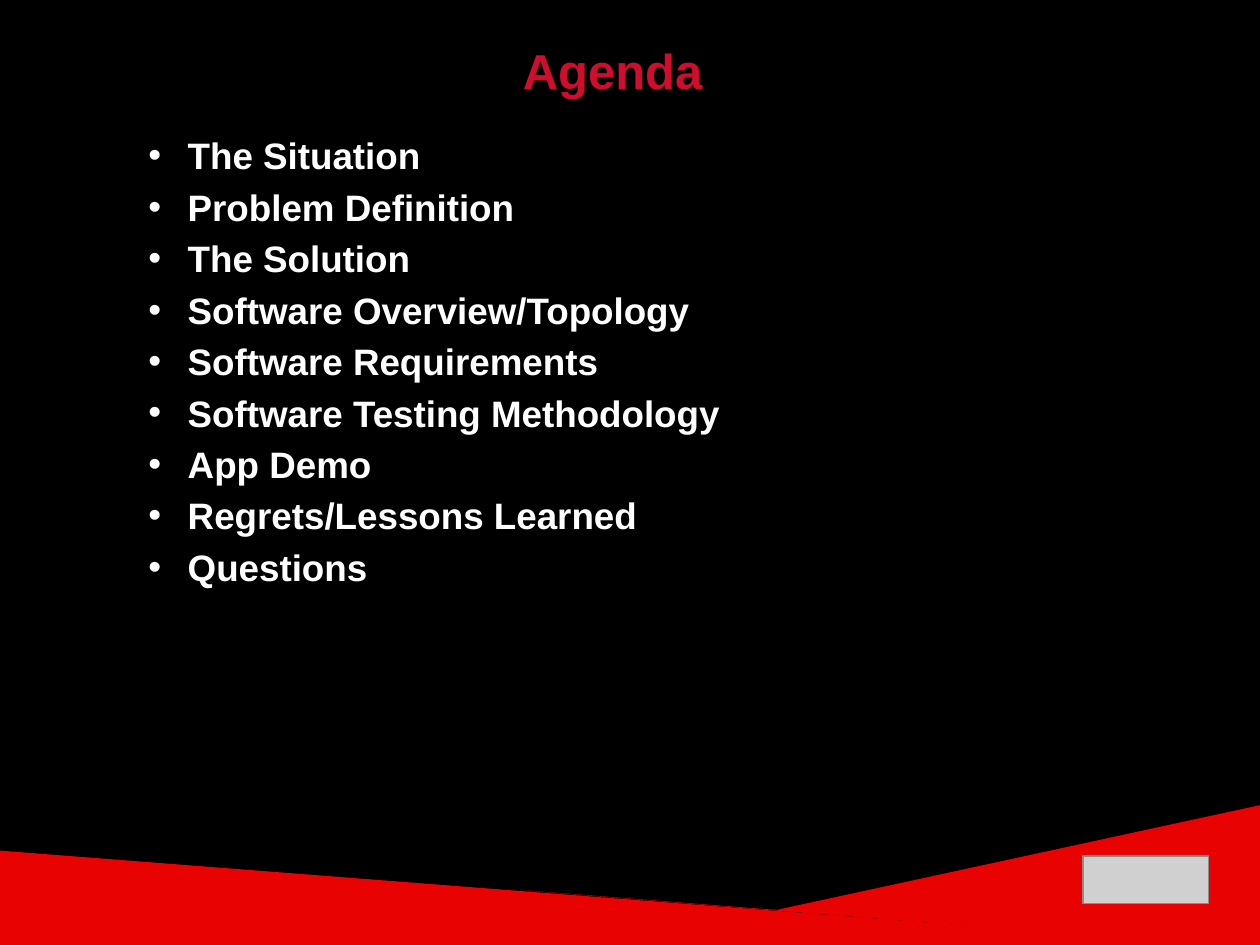
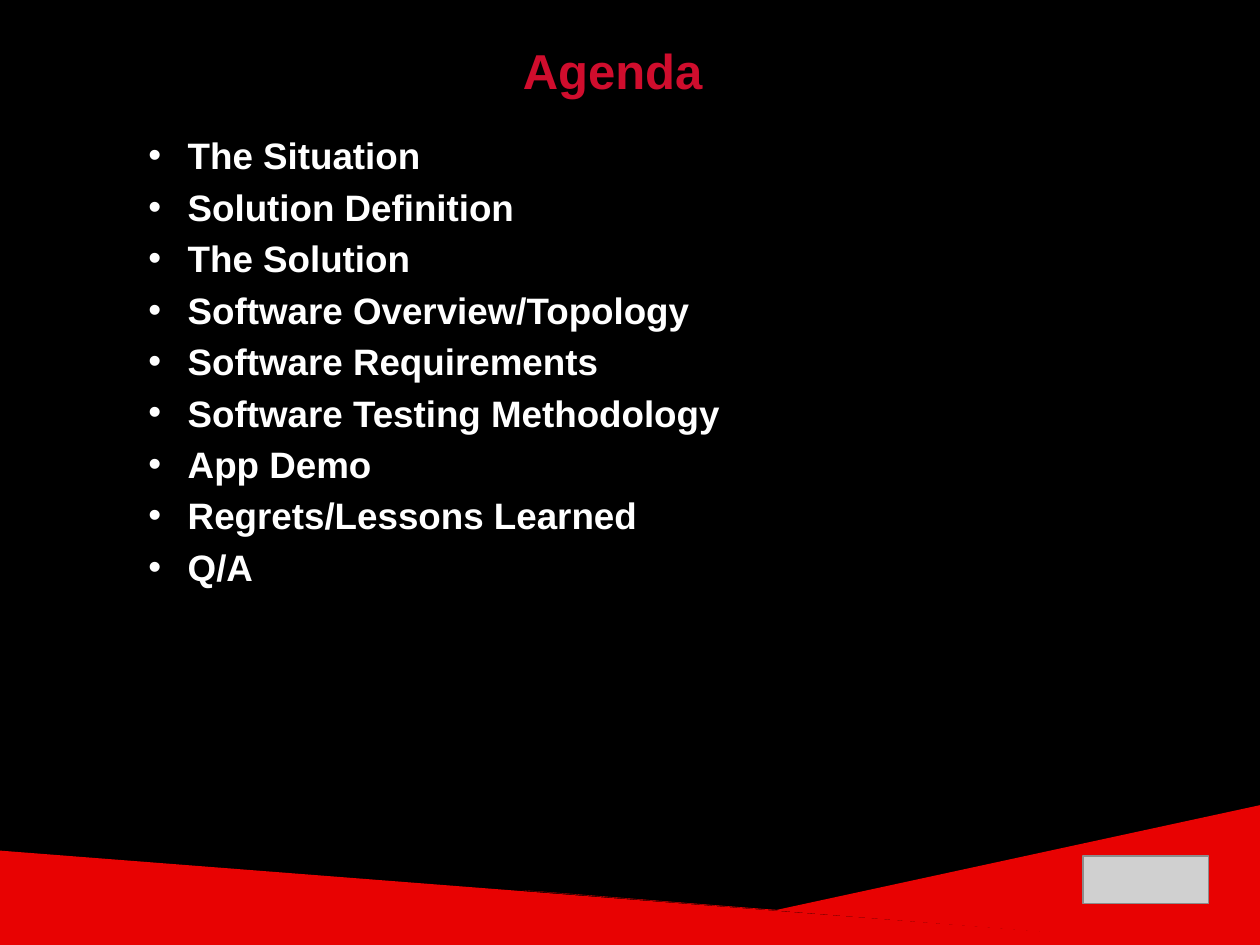
Before and after one commit to ckjarmon/CSUN-Dashboard, a slide deck: slide 2 of documentation/presentations/White Volley Girls - Final Project Presentation (Season 2).pptx. Drawn at 1260x945 pixels with LibreOffice and Linux fonts; fonts in the diff are those of the drawing; grey boxes stand for pictures. Boxes give left, top, right and bottom in pixels: in the first picture for what was removed or moved away, otherwise in the second. Text is boxed around its words. In the diff, an @@ line names an element or a change of style, - is before the commit and + after.

```diff
--- a/documentation/presentations/White Volley Girls - Final Project Presentation (Season 2).pptx
+++ b/documentation/presentations/White Volley Girls - Final Project Presentation (Season 2).pptx
@@ text at box(188, 194, 514, 222): text changed @@
-• Problem Definition
+• Solution Definition
@@ text at box(188, 554, 253, 588): text changed @@
-• Questions
+• Q/A
```
Also in this commit, not shown: 5 other slides changed, 3 slides added, 1 slide removed, 3 other files.
